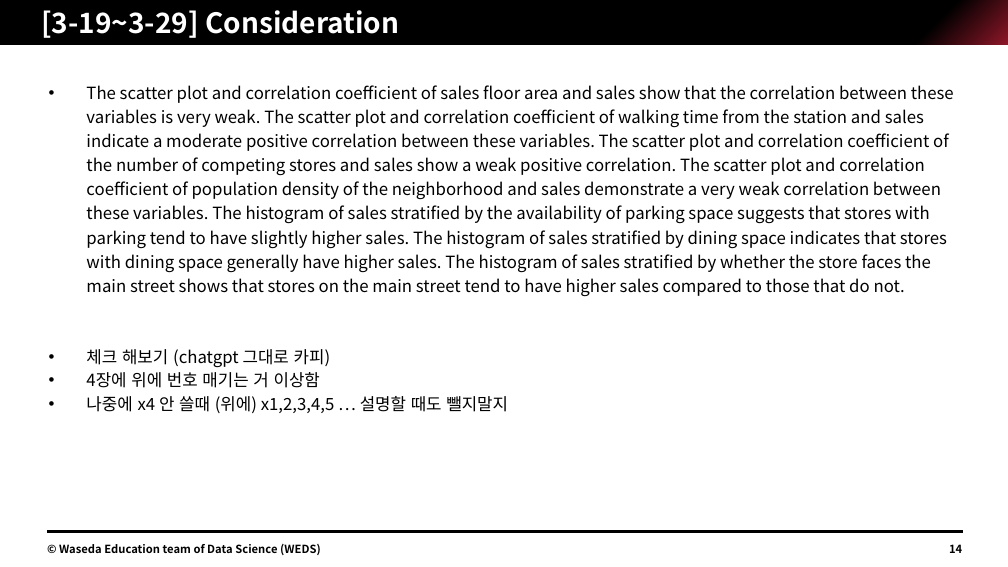
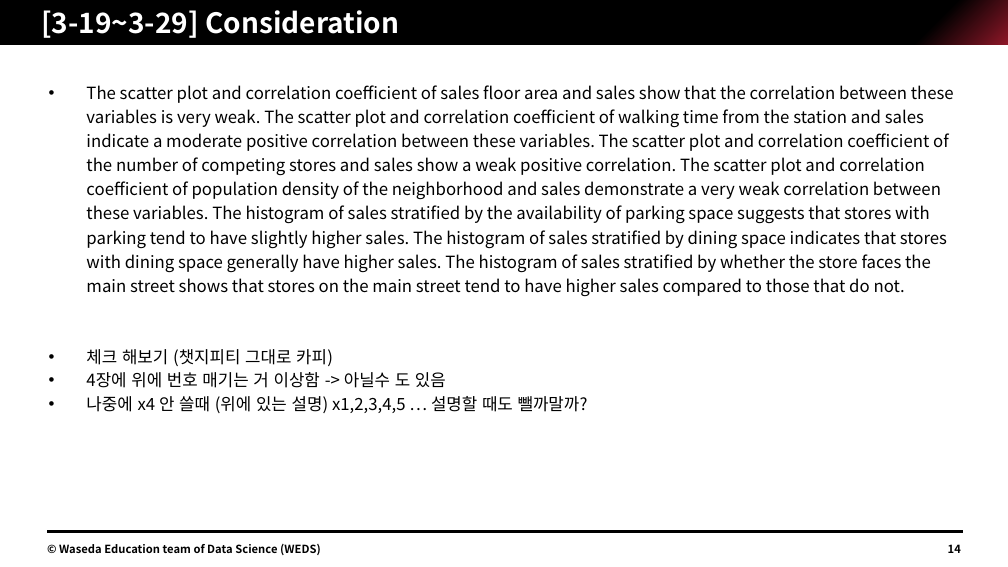
Before and after one commit to Jimin-Park0901/Data-Science, a slide deck: slide 14 of Store_Sale/assignment/1W22CF16.pptx. Drawn at 1008x567 pixels with LibreOffice and Linux fonts; fonts in the diff are those of the drawing. Boxes give left, top, right and bottom in pixels: in the first picture for what was removed or moved away, otherwise in the second. Text is boxed around its words. In the diff, an @@ line names an element or a change of style, - is before the commit and + after.

```diff
--- a/Store_Sale/assignment/1W22CF16.pptx
+++ b/Store_Sale/assignment/1W22CF16.pptx
@@ text at <box>86,349,588,413</box>: text changed @@
-• 체크 해보기 (chatgpt 그대로 카피)
-• 4장에 위에 번호 매기는 거 이상함
-• 나중에 x4 안 쓸때 (위에) x1,2,3,4,5 … 설명할 때도 뺄지말지
+• 체크 해보기 (챗지피티 그대로 카피)
+• 4장에 위에 번호 매기는 거 이상함 -> 아닐수 도 있음
+• 나중에 x4 안 쓸때 (위에 있는 설명) x1,2,3,4,5 … 설명할 때도 뺄까말까?
```
Also in this commit, not shown: 5 other slides changed, 1 other file.
